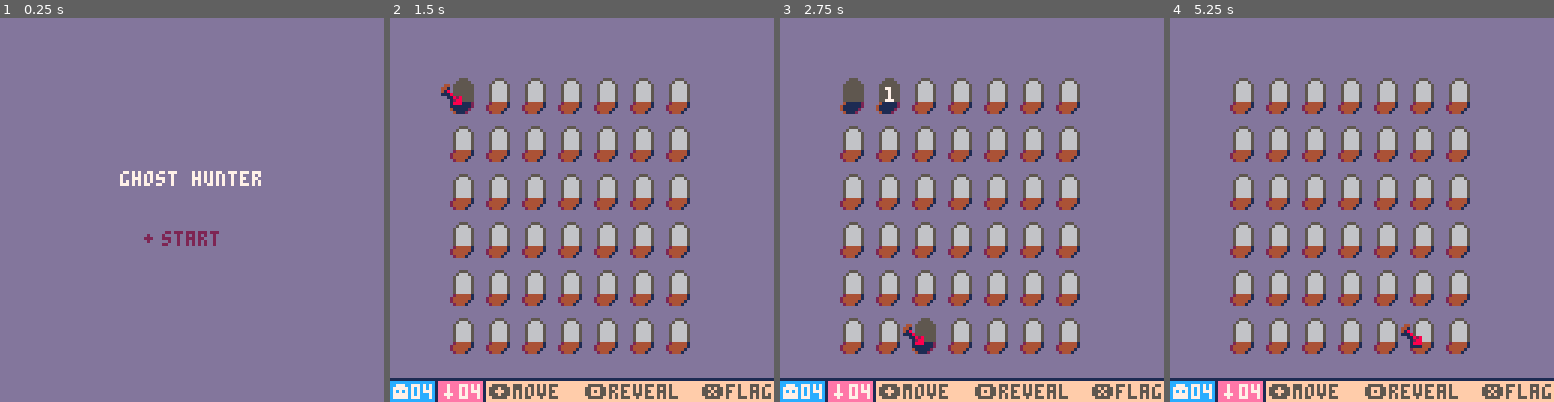
Above: before the commit, frames 1-4 (left to right).
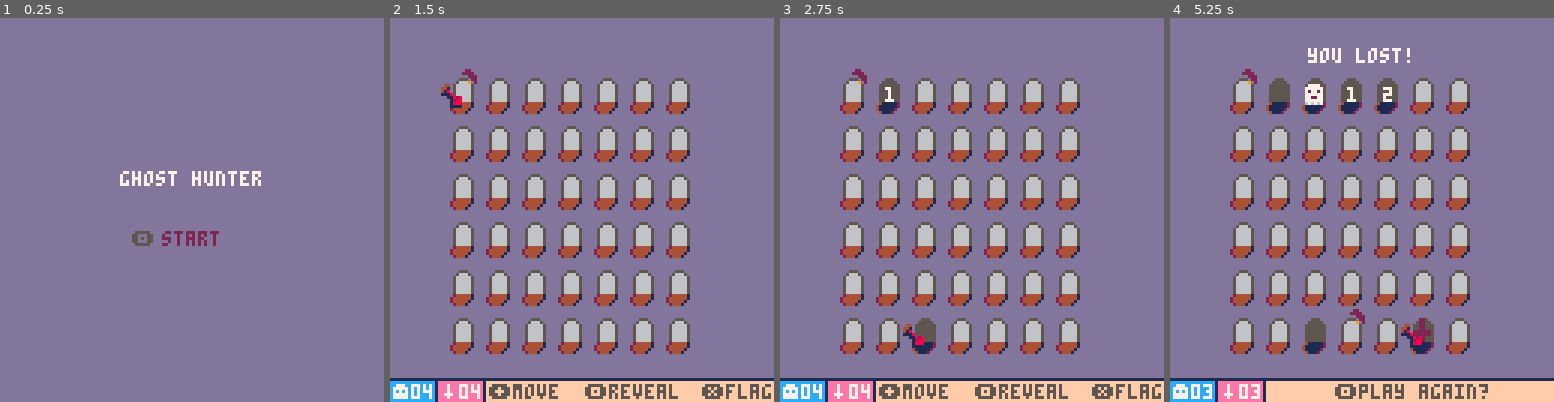
Above: after the commit, the same moments.

Repository: J0shW/ghosthunter
Game: PICO-8 cartridge ghosthunter.p8
Two runs of this game, one before a commit and one after it. Both use one fixed random seed, a clock stepped at 60 frames per second and the inputs below.
Inputs:
- Up to frame 1 (0.25 s): no input
- Up to frame 2 (1.5 s): tap X (X key) at 0.33, 1.07 s; tap O (Z key) at 0.7 s
- Up to frame 3 (2.75 s): hold Right 1.6-2.1 s; tap O (Z key) at 1.7, 2.1, 2.5 s; tap X (X key) at 1.85 s; hold Up 2.15-2.42 s; hold Right from 2.47 s (still down)
- Up to frame 4 (5.25 s): tap O (Z key) every 0.4 s from 2.9 to 4.9 s; tap X (X key) at 2.97, 4.08, 5.2 s; release Right at 3.03 s; hold Left 3.08-3.58 s; hold Down 3.63-3.97 s; hold Right 4.02-4.68 s; hold Up 4.73-5.03 s; hold Left from 5.08 s (still down)

The runs differ from the first frame. In frame 1, 0.1% of the frame differs, in the area x 34-40%, y 55-60%; in frame 2, 0.4%; in frame 3, 0.4%; in frame 4, 4.3%, in the area x 8-100%, y 7-100%.

Commit message:
Added play again text to stat bar

Diff:
--- a/main.lua
+++ b/main.lua
@@ -56,7 +56,8 @@
   local btntxt="start"
   print(title,hcenter(title),vcenter(title)-10,7)
   print(btntxt, hcenter(btntxt), vcenter(btntxt)+10, 2)
-  circfill(hcenter(btntxt)-5,vcenter(btntxt)+12, 1, t%30==1 and 7 or 2)
+  spr(32, hcenter(btntxt)-10, vcenter(btntxt)+10)
+  -- circfill(hcenter(btntxt)-5,vcenter(btntxt)+12, 1, t%30==1 and 7 or 2)
  end
  if gamestate!=gameStates.startMenu then
   -- drawBoard()
@@ -109,32 +110,33 @@
   rectfill(16, 121, 30, 128, 14)
   spr(7, 17, 122)
   print(numCurses < 10 and "0"..numCurses or numCurses, 23, 122, 7)
+  rectfill(32, 121, 128, 128, 15)
+
+  local cx=flr((cursor-1)%boardWidth)*tileWidth+boardOffsetX
+  local cy=flr((cursor-1)\boardWidth)*tileHeight+boardOffsetY
+  --  spr(17, cx-4, cy+2)
+  spr(5, cx-3, cy+2)
+ end
+ if gamestate==gameStates.playing then
   -- show controls
-  rectfill(32, 121, 128, 128, 15)
   spr(38, 33, 122)
   print("move", 41, 122, 5)
   spr(32, 65, 122)
   print("reveal", 73, 122, 5)
   spr(33, 104, 122)
   print("flag", 112, 122, 5)
-
-
-  local cx=flr((cursor-1)%boardWidth)*tileWidth+boardOffsetX
-  local cy=flr((cursor-1)\boardWidth)*tileHeight+boardOffsetY
-  --  spr(17, cx-4, cy+2)
-  spr(5, cx-3, cy+2)
  end
  if gamestate==gameStates.won then
   local title="you won!"
   print(title, hcenter(title), 10, 7)
-  local btntxt="play again?"
-  print(btntxt, hcenter(btntxt), 118, 2)
+  spr(32, 55, 122)
+  print("play again?", 63, 122, 5)
  end
  if gamestate==gameStates.lost then
   local title="you lost!"
   print(title, hcenter(title), 10, 7)
-  local btntxt="play again?"
-  print(btntxt, hcenter(btntxt), 118, 2)
+  spr(32, 55, 122)
+  print("play again?", 63, 122, 5)
  end
 end
 
@@ -142,12 +144,12 @@
  t+=1
 
  if gamestate==gameStates.startMenu then
-  if btnp(❎) then
+  if btnp(🅾️) then
    initBoard(4, 4)
    gamestate=gameStates.playing
   end
  elseif gamestate==gameStates.won or gamestate==gameStates.lost then
-  if btnp(❎) then
+  if btnp(🅾️) then
    initBoard(4, 4)
    gamestate=gameStates.playing
   end
Not shown, added: ghosthunter.p8.png
